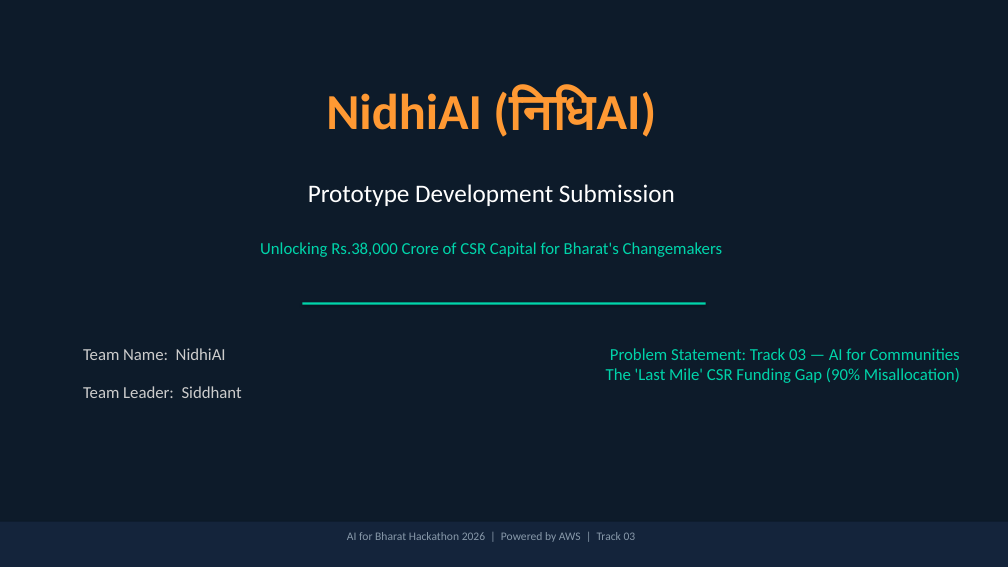
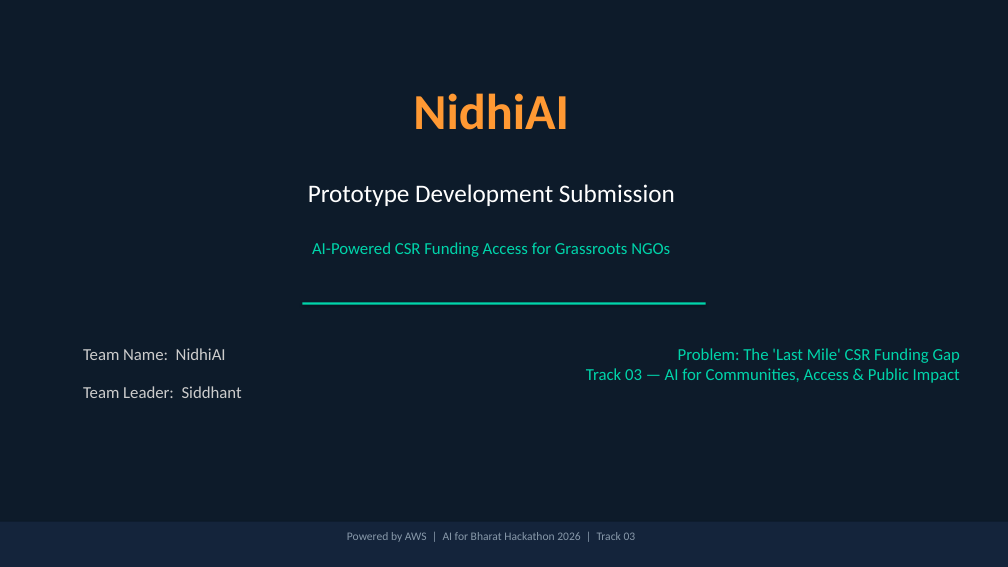
Before and after one commit to Sid-V5/NidhiAi, a slide deck: slide 1 of NidhiAI_Prototype_Submission.pptx. Drawn at 1008x567 pixels with LibreOffice and Linux fonts; fonts in the diff are those of the drawing. Boxes give left, top, right and bottom in pixels: in the first picture for what was removed or moved away, otherwise in the second. Text is boxed around its words. In the diff, an @@ line names an element or a change of style, - is before the commit and + after.

```diff
--- a/NidhiAI_Prototype_Submission.pptx
+++ b/NidhiAI_Prototype_Submission.pptx
@@ text at bbox=[413, 93, 569, 130]: text changed @@
-NidhiAI (निधिAI)
+NidhiAI
@@ text at bbox=[312, 242, 670, 257]: text changed @@
-Unlocking Rs.38,000 Crore of CSR Capital for Bharat's Changemakers
+AI-Powered CSR Funding Access for Grassroots NGOs
@@ text at bbox=[586, 348, 960, 383]: text changed @@
-Problem Statement: Track 03 — AI for Communities
-The 'Last Mile' CSR Funding Gap (90% Misallocation)
+Problem: The 'Last Mile' CSR Funding Gap
+Track 03 — AI for Communities, Access & Public Impact
@@ text at bbox=[347, 532, 636, 542]: text changed @@
-AI for Bharat Hackathon 2026 | Powered by AWS | Track 03
+Powered by AWS | AI for Bharat Hackathon 2026 | Track 03
```
Also in this commit, not shown: 13 other slides changed, 10 other files.
